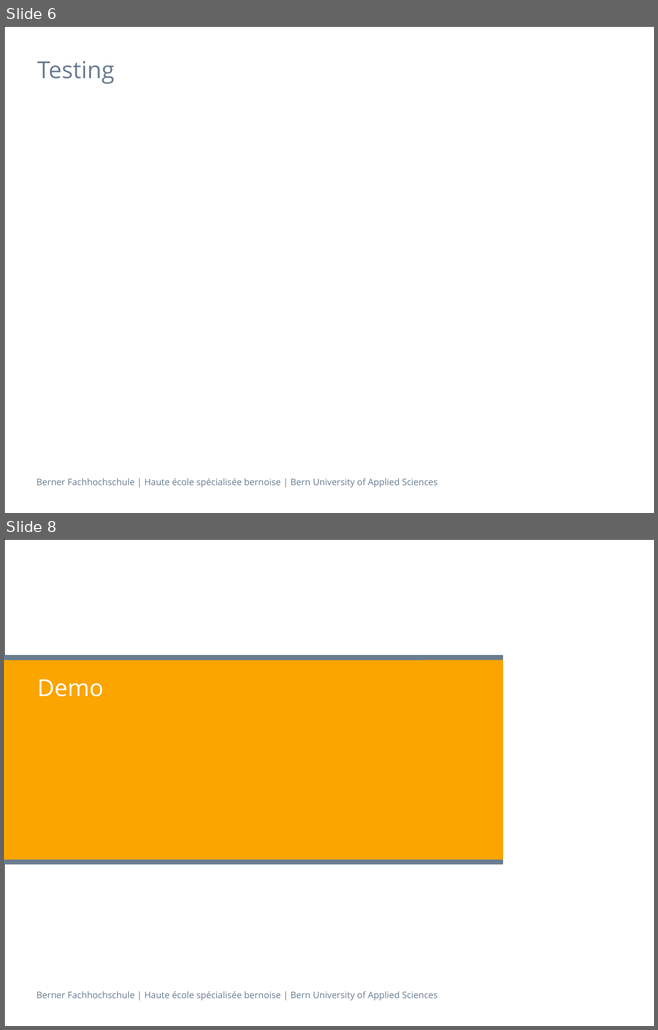
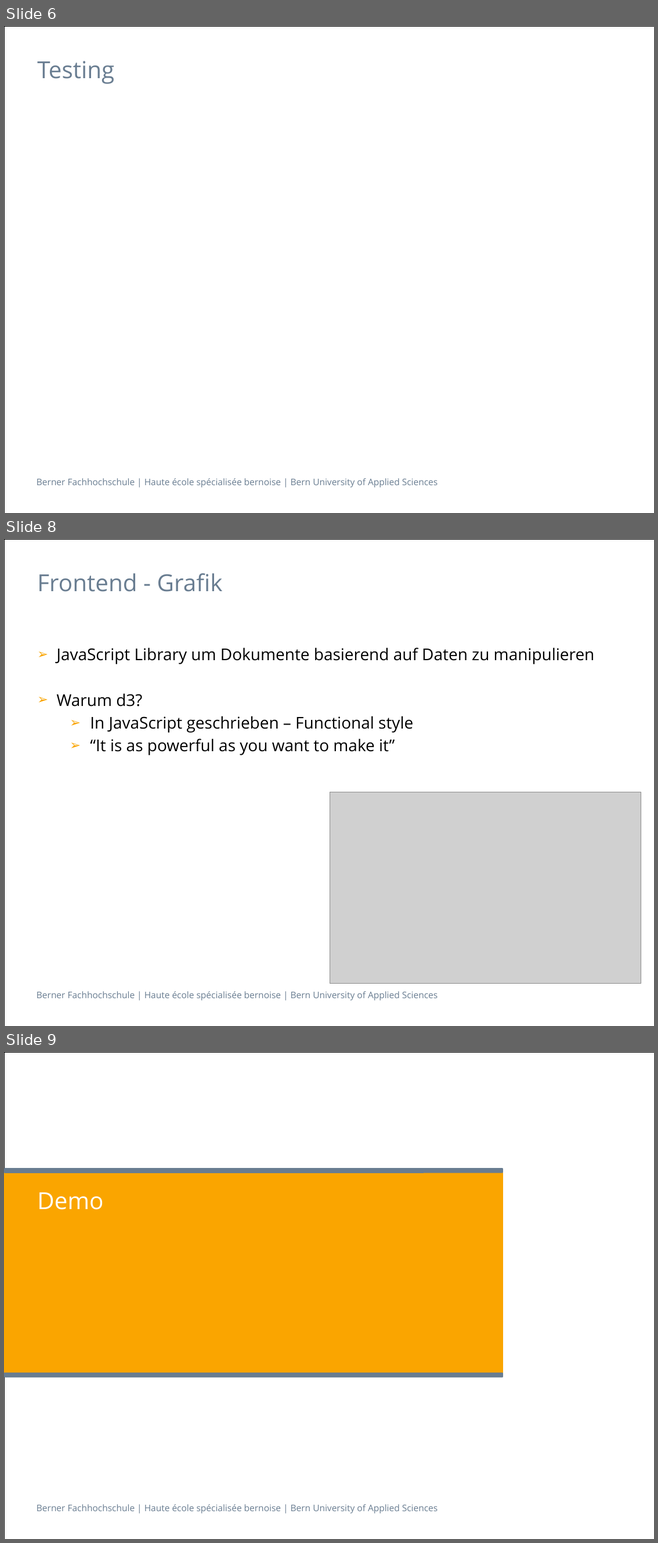
Before and after one commit to Franklin89/Zeiterfassung, a slide deck: Presentation/Präsentation Integrationsprojekt.pptx. Shown one above the other, each under a label of ours: slides 6 and 8 before the commit, slides 6, 8 and 9 after it; the slides between them are not shown. The pictures are 658x1030 and 658x1543 pixels, drawn with LibreOffice and Linux fonts; fonts in the diff are those of the drawing; grey boxes stand for pictures. Boxes give left, top, right and bottom in pixels: in the first picture for what was removed or moved away, otherwise in the second. Text is boxed around its words. In the diff, an @@ line names an element or a change of style, - is before the commit and + after.

```diff
--- a/Presentation/Präsentation Integrationsprojekt.pptx
+++ b/Presentation/Präsentation Integrationsprojekt.pptx
@@ slide 8 added at [4,539,654,1026], background #FFFFFF; not listed: 2 template elements that a slide beside it also shows @@
@@ title added at [37,573,223,592], 26 pt, text #697D91 @@
+Frontend - Grafik
@@ text added at [57,647,594,755], 18 pt, text #000000 @@
+➢ JavaScript Library um Dokumente basierend auf Daten zu manipulieren
+➢ Warum d3?
+  ➢ In JavaScript geschrieben – Functional style
+  ➢ “It is as powerful as you want to make it”
@@ picture added at [329,792,640,983] @@
@@ what was slide 8 is now slide 9 @@
```
Also in this commit, not shown: 1 slide changed.
